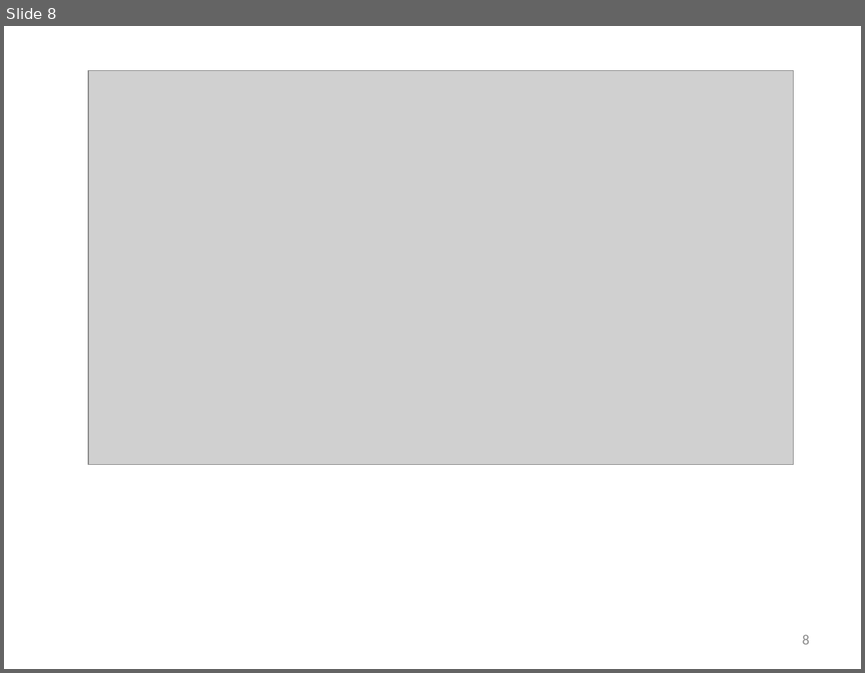
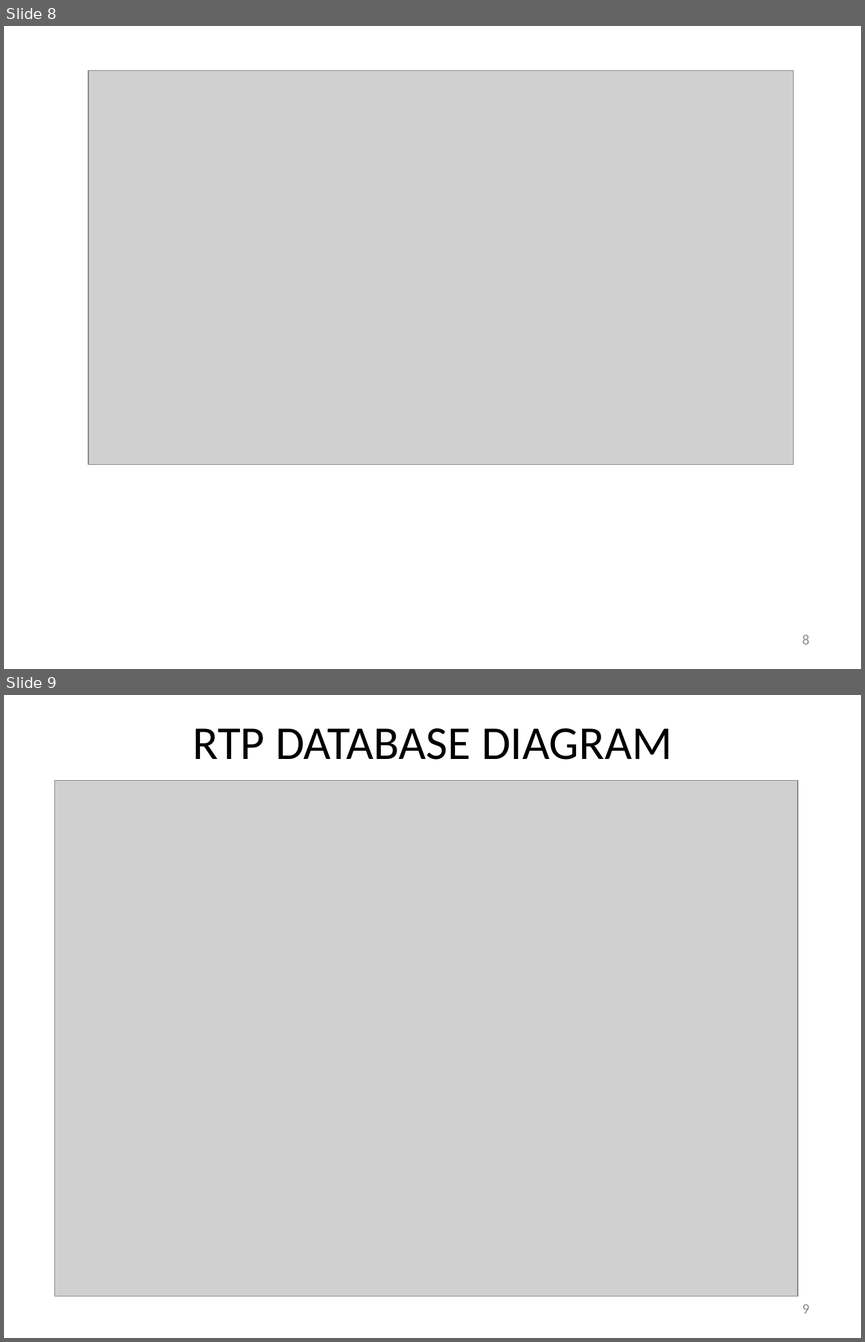
Before and after one commit to POEC-DOTNET-CLERMONT-2022/ReserveTaPlace, a slide deck: Documentation/PrezRTP/RESERVE TA PLACE.pptx. Shown one above the other, each under a label of ours: slide 8 before the commit, slides 8 and 9 after it. The pictures are 865x673 and 865x1342 pixels, drawn with LibreOffice and Linux fonts; fonts in the diff are those of the drawing; grey boxes stand for pictures. Boxes give left, top, right and bottom in pixels: in the first picture for what was removed or moved away, otherwise in the second. Text is boxed around its words. In the diff, an @@ line names an element or a change of style, - is before the commit and + after.

```diff
--- a/Documentation/PrezRTP/RESERVE TA PLACE.pptx
+++ b/Documentation/PrezRTP/RESERVE TA PLACE.pptx
@@ slide 9 added at (4, 695, 861, 1338), background #FFFFFF @@
@@ title added at (192, 728, 672, 760), 39.6 pt, text #000000 @@
+RTP DATABASE DIAGRAM
@@ picture added at (54, 780, 798, 1295) @@
@@ page number added at (802, 1304, 810, 1313), 12 pt, text #8C8C8C @@
+9
```
Also in this commit, not shown: 7 other files.
